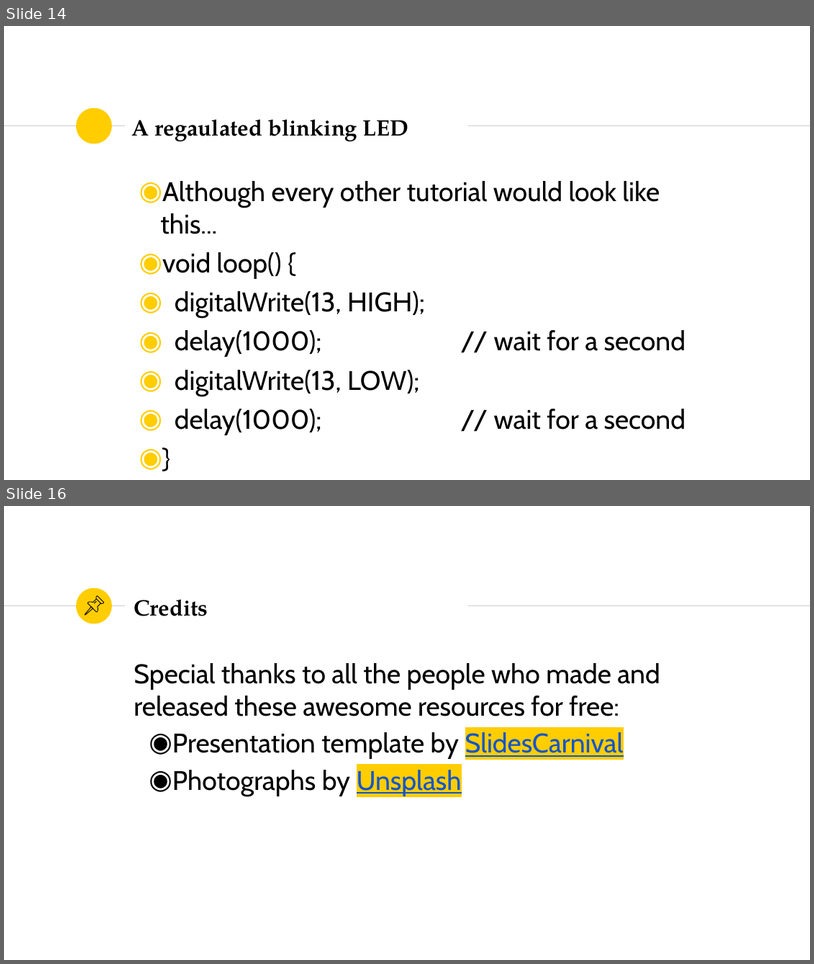
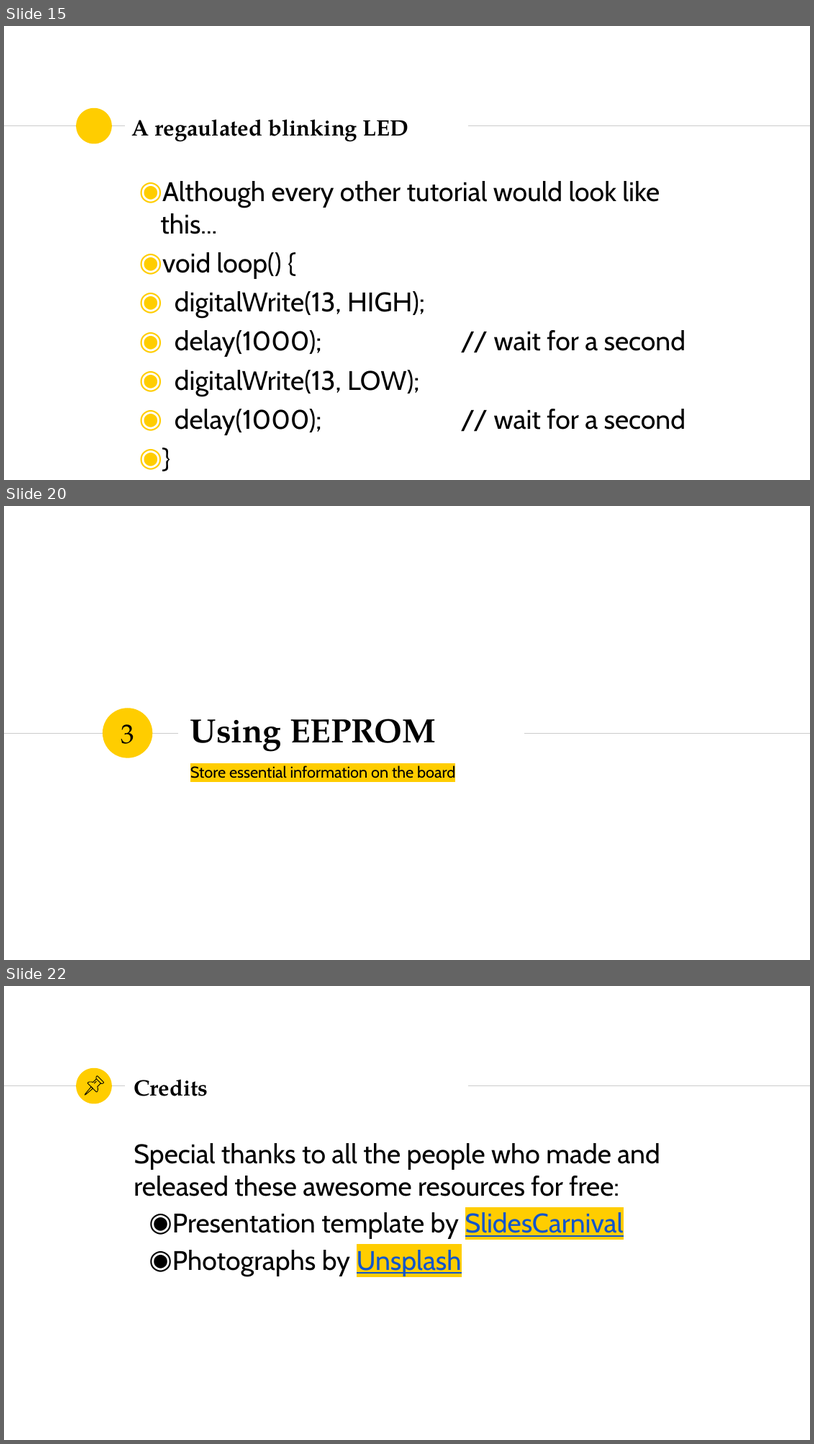
Before and after one commit to SSTIA/arduino-seminar, a slide deck: slides/ArduinoSeminar1.pptx. Shown one above the other, each under a label of ours: slides 14 and 16 before the commit, slides 15, 20 and 22 after it; the slides between them are not shown. The pictures are 814x964 and 814x1444 pixels, drawn with LibreOffice and Linux fonts; fonts in the diff are those of the drawing. Boxes give left, top, right and bottom in pixels: in the first picture for what was removed or moved away, otherwise in the second. Text is boxed around its words. In the diff, an @@ line names an element or a change of style, - is before the commit and + after.

```diff
--- a/slides/ArduinoSeminar1.pptx
+++ b/slides/ArduinoSeminar1.pptx
@@ slide 20 added at <box>4,506,810,960</box>, background #FFFFFF @@
@@ ellipse added at <box>103,708,153,758</box>, fill #FFCD00 @@
@@ title added at <box>190,718,436,752</box>, 40 pt, text #000000, bold @@
+Using EEPROM
@@ line added from (4, 733) to (178, 733), #CCCCCC 0.75 pt @@
@@ text added at <box>121,724,135,744</box>, 32 pt, text #000000 @@
+3
@@ line added from (525, 733) to (810, 733), #CCCCCC 0.75 pt @@
@@ subtitle added at <box>190,765,455,782</box>, 18.6 pt, text #000000 @@
+Store essential information on the board
@@ what was slide 14 is now slide 15 @@
@@ what was slide 16 is now slide 22 @@
```
Also in this commit, not shown: 1 slide changed, 5 other slides added, 1 other file.
